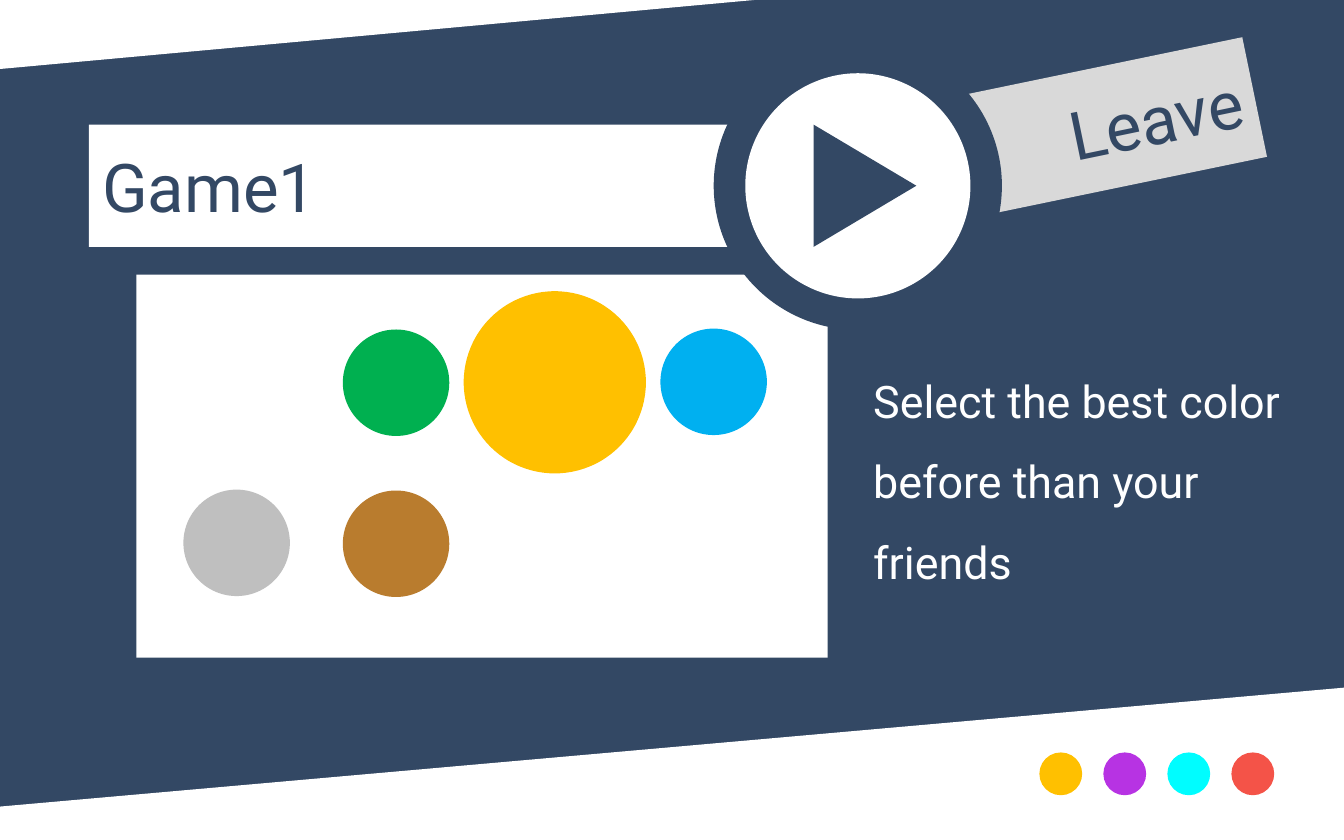
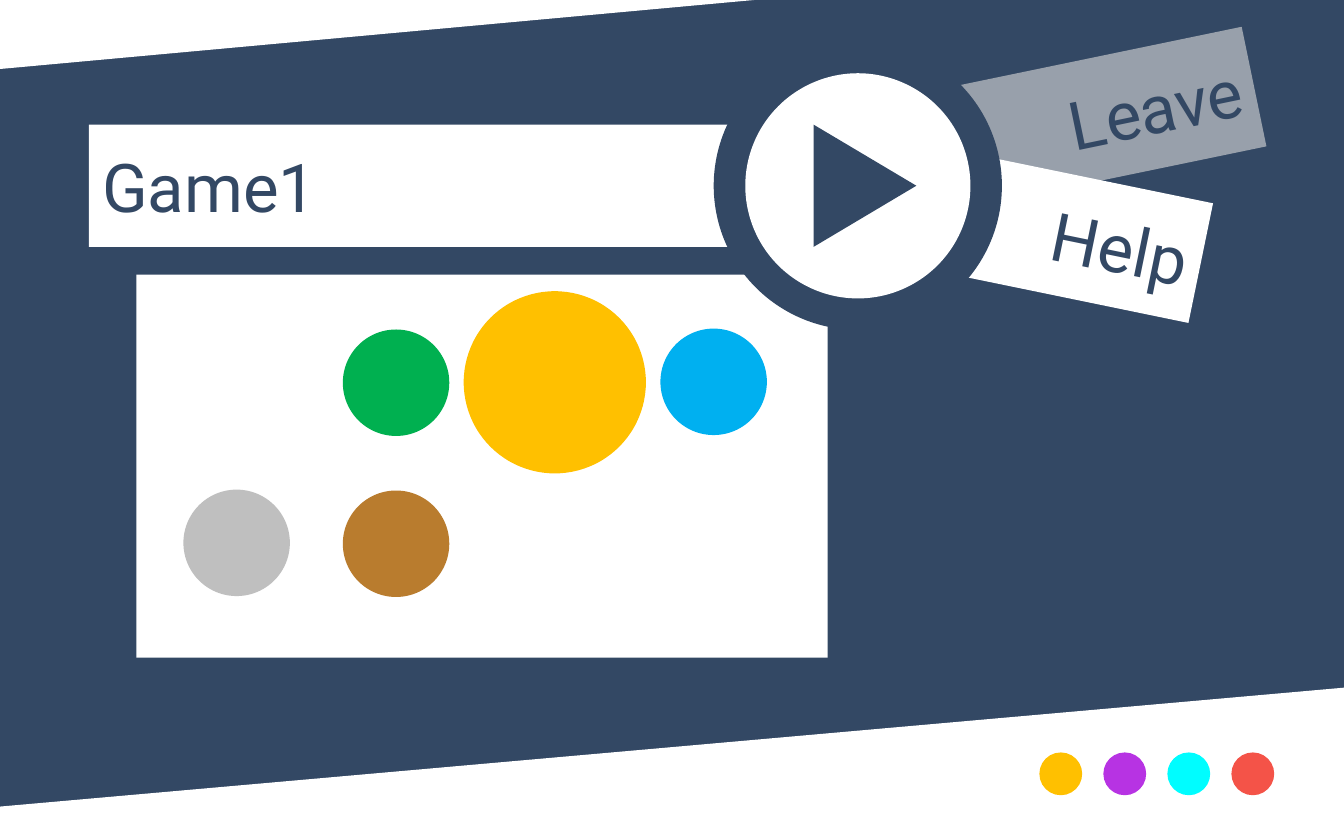
Before and after one commit to marekfoltyn/InteractiveGame, a slide deck: slide 5 of docs & design/ideas/controller_ideas.pptx (slide 2 before the commit). Drawn at 1344x840 pixels with LibreOffice and Linux fonts; fonts in the diff are those of the drawing. Boxes give left, top, right and bottom in pixels: in the first picture for what was removed or moved away, otherwise in the second. Text is boxed around its words. In the diff, an @@ line names an element or a change of style, - is before the commit and + after.

```diff
--- a/docs & design/ideas/controller_ideas.pptx
+++ b/docs & design/ideas/controller_ideas.pptx
@@ rectangle "Leave": place and size @@
-rectangle "Leave" at (881, 38, 1267, 232)
+rectangle "Leave" at (881, 27, 1267, 222)
@@ rectangle "Leave" at (881, 27, 1267, 222): fill #D9D9D9 to #D9D9D9 at 61% opacity @@
@@ rectangle added at (881, 140, 1212, 323), fill #FFFFFF, 36 pt, text #334864 @@
+Help
@@ text removed at (873, 384, 1280, 580) @@
-Select the best color before than your friends
```
Also in this commit, not shown: 1 other slide changed, 5 slides added, 1 slide removed, 2 other files.
